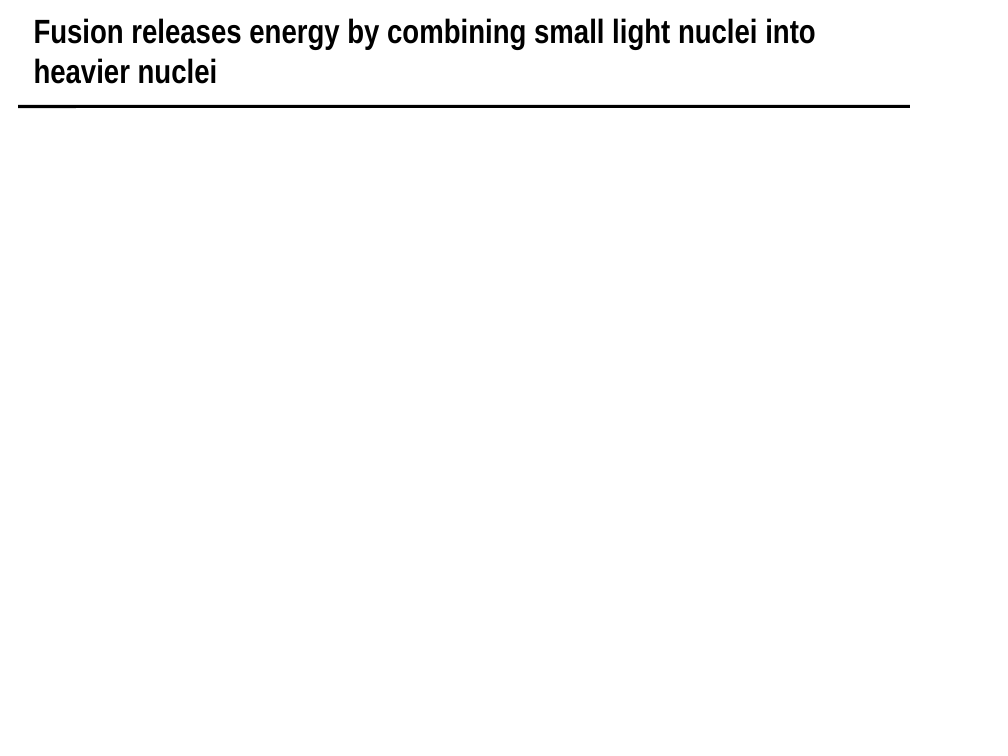
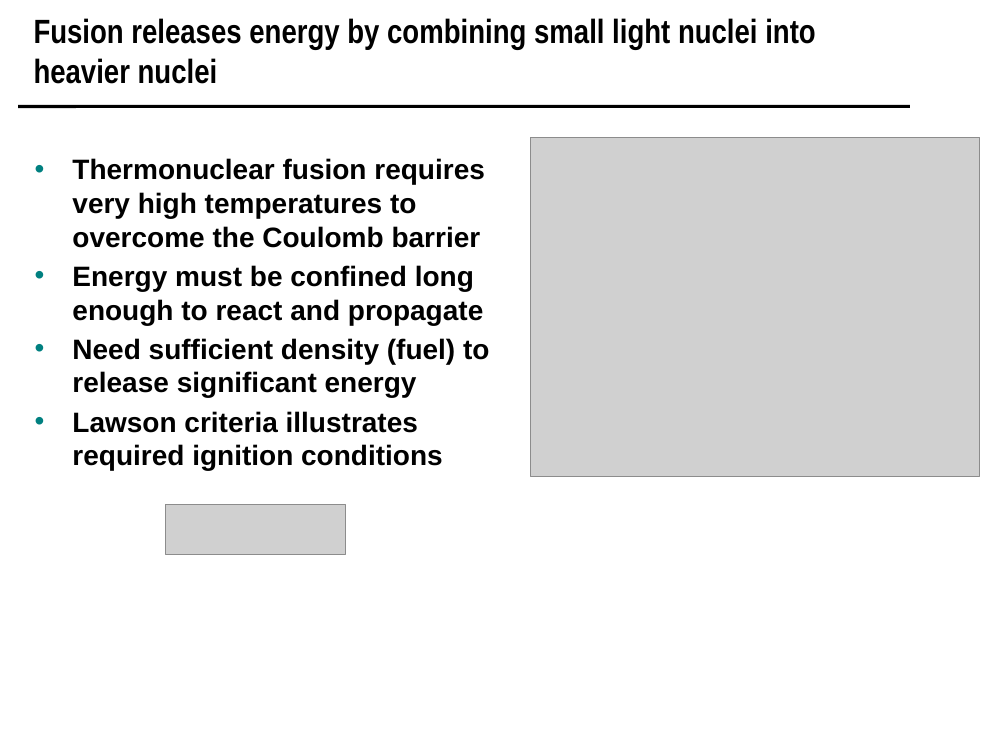
Before and after one commit to scipy-conference/scipy_proceedings, a slide deck: slide 2 of papers/koningterry/slides.pptx. Drawn at 1008x756 pixels with LibreOffice and Linux fonts; fonts in the diff are those of the drawing; grey boxes stand for pictures; background and template pictures are left out. Boxes give left, top, right and bottom in pixels: in the first picture for what was removed or moved away, otherwise in the second. Text is boxed around its words. In the diff, an @@ line names an element or a change of style, - is before the commit and + after.

```diff
--- a/papers/koningterry/slides.pptx
+++ b/papers/koningterry/slides.pptx
@@ picture added at (530, 137, 980, 477) @@
@@ text added at (72, 158, 489, 470), 20 pt, text #000000, bold @@
+• Thermonuclear fusion requires very high temperatures to overcome the Coulomb barrier
+• Energy must be confined long enough to react and propagate
+• Need sufficient density (fuel) to release significant energy
+• Lawson criteria illustrates required ignition conditions
@@ picture added at (165, 504, 346, 554) @@
```
Also in this commit, not shown: 6 other slides changed, 2 slides added.
